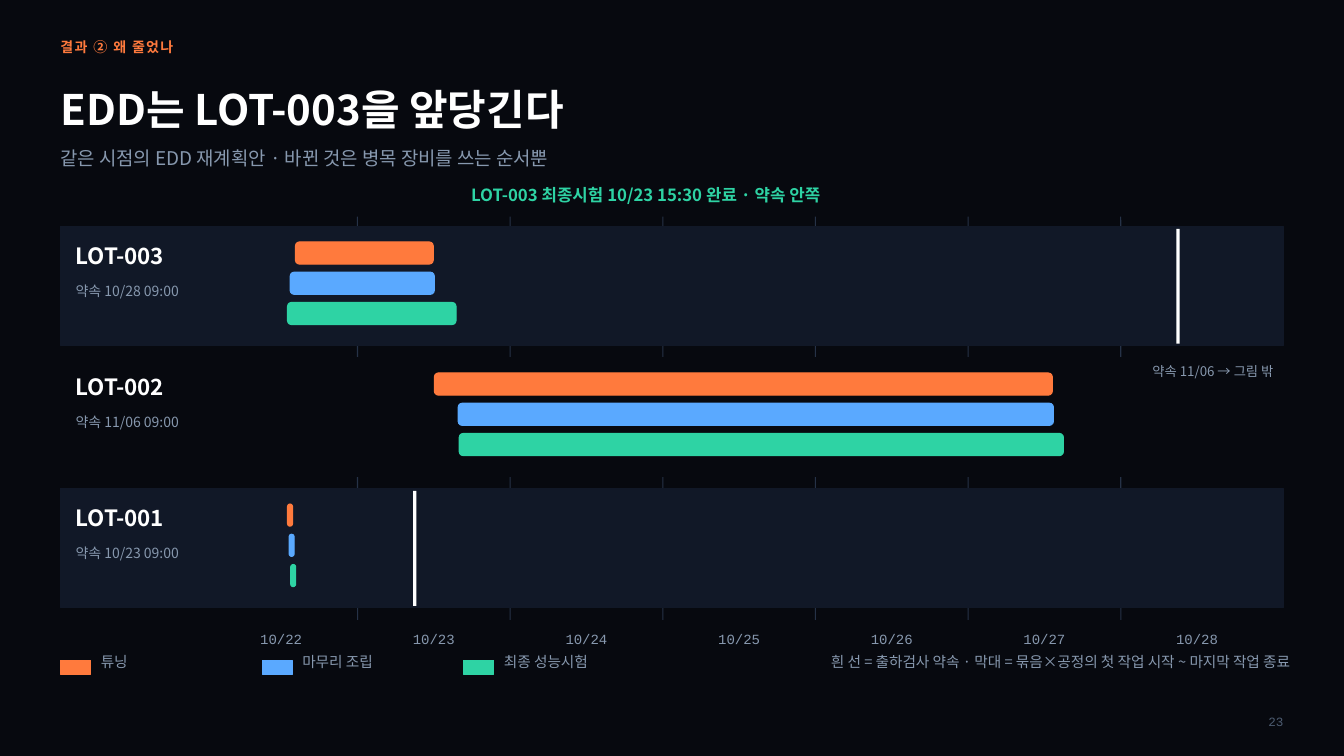
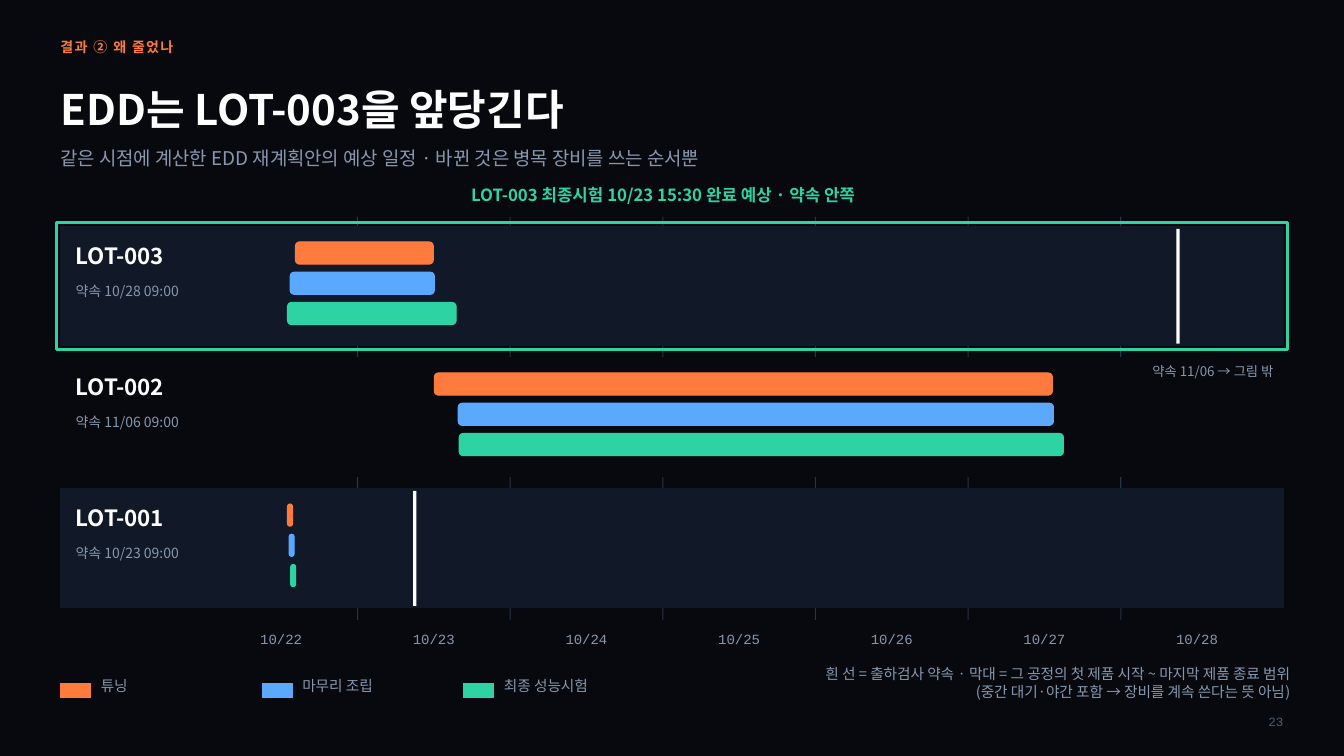
Before and after one commit to ricetablehyun/project4_manufacturing_logic, a slide deck: slide 23 of docs/final/presentation/공프4_기말발표_PPT_백업_점이동없음.pptx. Drawn at 1344x756 pixels with LibreOffice and Linux fonts; fonts in the diff are those of the drawing. Boxes give left, top, right and bottom in pixels: in the first picture for what was removed or moved away, otherwise in the second. Text is boxed around its words. In the diff, an @@ line names an element or a change of style, - is before the commit and + after.

```diff
--- a/docs/final/presentation/공프4_기말발표_PPT_백업_점이동없음.pptx
+++ b/docs/final/presentation/공프4_기말발표_PPT_백업_점이동없음.pptx
@@ text at (60,149,699,167): text changed @@
-같은 시점의 EDD 재계획안 · 바뀐 것은 병목 장비를 쓰는 순서뿐
+같은 시점에 계산한 EDD 재계획안의 예상 일정 · 바뀐 것은 병목 장비를 쓰는 순서뿐
@@ text at (471,187,855,204): text changed @@
-LOT-003 최종시험 10/23 15:30 완료 · 약속 안쪽
+LOT-003 최종시험 10/23 15:30 완료 예상 · 약속 안쪽
@@ rectangle added at (56,223,1288,350), outline #2ED3A4 1.75 pt @@
@@ 3 texts, 3 rectangles: place and size @@
-3 texts, 3 rectangles at (60,655,588,675)
+3 texts, 3 rectangles at (60,679,588,698)
@@ text at (825,667,1290,700): text changed @@
-흰 선 = 출하검사 약속 · 막대 = 묶음×공정의 첫 작업 시작 ~ 마지막 작업 종료
+흰 선 = 출하검사 약속 · 막대 = 그 공정의 첫 제품 시작 ~ 마지막 제품 종료 범위
+(중간 대기·야간 포함 → 장비를 계속 쓴다는 뜻 아님)
```
Also in this commit, not shown: 21 other slides changed, 10 other files.
